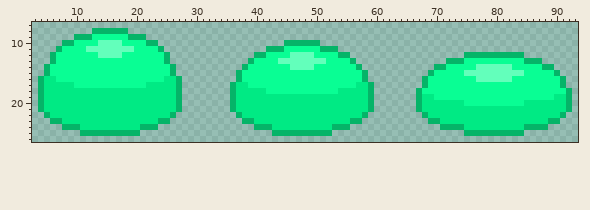
Sprite sheet -- Assets/Art/slime.png. Above is the file before it was changed.
The file is 96x32 pixels. Shown: x 3..93, y 7..26.
The result:
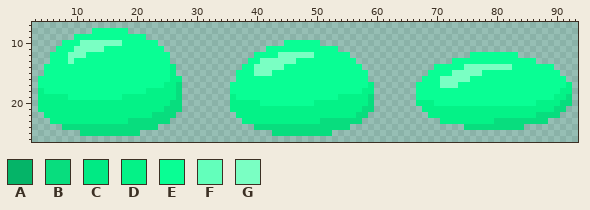
Palette (. is transparent): A #05b468  B #08dd7e  C #00ea84  D #04f287  E #09fe94  F #63ffbb  G #7affc3
Change:
y 8: x 13..18 AAAAAA -> EEEEEE
y 9: x 10..12 AAA -> EEE; x 19..21 AAA -> EEE
y 10: x 8..9 AA -> EE; x 11..17 EEEFFFF -> GGGGGGG; x 22..23 AA -> EE; x 45..50 AAAAAA -> EEEEEE
y 11: x 7 A -> E; x 10..19 EEFFFFFFFF -> GGGGGEEEEE; x 24 A -> E; x 42..44 AAA -> EEE; x 51..53 AAA -> EEE
y 12: x 6 A -> E; x 9..11 EEE -> GGG; x 14..17 FFFF -> EEEE; x 25 A -> E; x 40..41 AA -> EE; x 44..49 EEFFFF -> GGGGGG; x 54..55 AA -> EE; x 75..84 AAAAAAAAAA -> .EEEEEEEE.
y 13: x 6 A -> E; x 9 E -> G; x 25 A -> E; x 39 A -> E; x 41..51 EEEFFFFFFFF -> GGGGGGEEEEE; x 56 A -> E; x 72..74 AAA -> .EE; x 85..87 AAA -> EE.
y 14: x 5 A -> E; x 26 A -> D; x 38 A -> E; x 40..44 EEEEE -> GGGGG; x 46..49 FFFF -> EEEE; x 57 A -> E; x 70..71 AA -> EE; x 75..82 EEFFFFFF -> GGGGGGGG; x 88..89 AA -> EE
y 15: x 5 A -> E; x 26 A -> D; x 37 A -> E; x 40..42 EEE -> GGG; x 58 A -> E; x 69 A -> E; x 73..84 EEFFFFFFFFFF -> GGGGGEEEEEEE; x 90 A -> E
y 16: x 4..6 ACC -> EEE; x 25..27 CCA -> EDD; x 37 A -> E; x 58 A -> E; x 68 A -> E; x 71..75 EEEEE -> GGGGG; x 77..82 FFFFFF -> EEEEEE; x 91 A -> E
y 17: x 4..9 ACCCCC -> EEEEEE; x 22..27 CCCCCA -> EEEDDB; x 36..38 ACC -> EEE; x 57..59 CCA -> EED; x 67..68 .A -> EE; x 71..73 EEE -> GGG; x 91..92 A. -> ED
y 18: x 4..27 ACCCCCCCCCCCCCCCCCCCCCCA -> DEEEEEEEEEEEEEEEEEDDDDDB; x 36..41 ACCCCC -> EEEEEE; x 54..59 CCCCCA -> EEEEDD; x 67 A -> E; x 91..92 EA -> DD
y 19: x 4..27 ACCCCCCCCCCCCCCCCCCCCCCA -> DDDDDEEEEEEEEEDDDDDDDDDB; x 36..59 ACCCCCCCCCCCCCCCCCCCCCCA -> DEEEEEEEEEEEEEEEEEDDDDDB; x 67..69 ACC -> EEE; x 90..92 CCA -> DDB
y 20: x 4..27 ACCCCCCCCCCCCCCCCCCCCCCA -> DDDDDDDDDDDDDDDDDDDDDDBB; x 36..59 ACCCCCCCCCCCCCCCCCCCCCCA -> DDDDDEEEEEEEEEDDDDDDDDDB; x 67..74 ACCCCCCC -> DDDEEEEE; x 85..92 CCCCCCCA -> EEDDDDBB
y 21: x 4..27 ACCCCCCCCCCCCCCCCCCCCCCA -> DDDDDDDDDDDDDDDDDDDDDBBB; x 36..59 ACCCCCCCCCCCCCCCCCCCCCCA -> DDDDDDDDDDDDDDDDDDDDDDBB; x 67..92 ACCCCCCCCCCCCCCCCCCCCCCCCA -> .DDDDDDDDDDDDDDDDDDDDDDBB.
y 22: x 5..26 ACCCCCCCCCCCCCCCCCCCCA -> DDDDDDDDDDDDDDDDDDBBBB; x 37..58 ACCCCCCCCCCCCCCCCCCCCA -> DDDDDDDDDDDDDDDDDDDDBB; x 68..91 ACCCCCCCCCCCCCCCCCCCCCCA -> .DDDDDDDDDDDDDDDDDDBBBB.
y 23: x 6..25 AACCCCCCCCCCCCCCCCAA -> DDDDDDDDDDDDDBBBBBBB; x 38..57 AACCCCCCCCCCCCCCCCAA -> DDDDDDDDDDDDDBBBBBBB; x 69..90 AACCCCCCCCCCCCCCCCCCAA -> ..DDDDDDDDDBBBBBBBBB..
y 24: x 8..23 AAACCCCCCCCCCAAA -> BBBBBBBBBBBBBBBB; x 40..55 AAACCCCCCCCCCAAA -> BBBBBBBBBBBBBBBB; x 71..88 AAAACCCCCCCCCCAAAA -> ....BBBBBBBBBB....
y 25: x 11..20 AAAAAAAAAA -> BBBBBBBBBB; x 43..52 AAAAAAAAAA -> BBBBBBBBBB; x 75..84 AAAAAAAAAA -> ..........
Changed places in both pictures, as pixel boxes (x1, y1, x2, y2):
changed: (38, 28, 182, 136)
changed: (230, 40, 374, 136)
changed: (416, 52, 572, 136)
